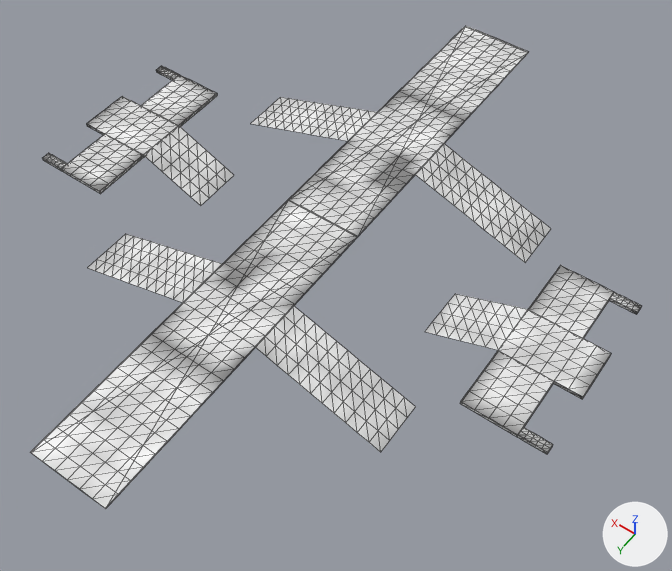
Renders of the glTF model crates/client/assets/models/overpass/overpass_road.glb from each side of a commit.
Rendered twice from a 50 mm lens placed at (-39.6, 53.0, 77.9), pointed at (-3.9, 2.9, -0.7). Lighting does not change. The marker at lower right points along +X, +Y and +Z. The first picture is the older version. Mesh edges are drawn as thin lines. Vertices at exactly the same position are counted once.

Before the edit, the objects in view are built like this:
```python
me_road = bpy.data.meshes.new('road')
me_road.from_pydata(...)  # 1464 vertices, 2480 faces; spans x -32.0..32.0, y -37.0..37.0, z 0.0..5.0
me_road.materials.append(mat_defaultmaterial)
ob_road = bpy.data.objects.new('road', me_road)
ob_road.location = (0.0, 0.0, 0.0)
```
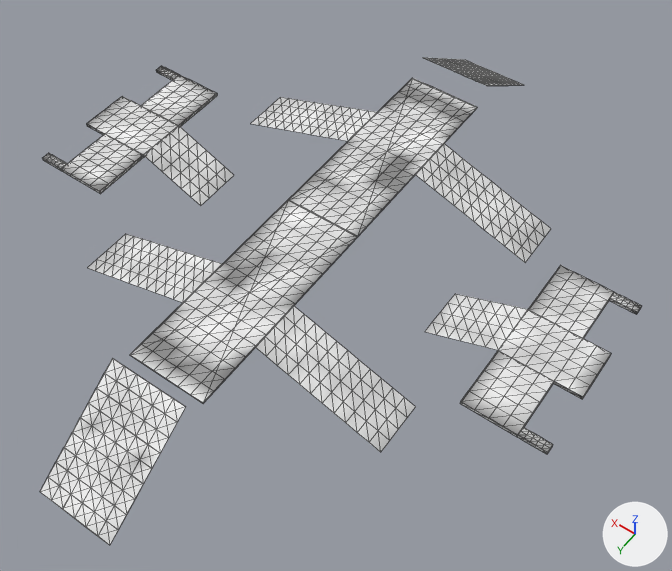
Where the change shows, as pixel boxes [x1, y1, x2, y2] in the pictures (672 x 571 px; the box of a moved part takes in the faces that stretch with it):
'road', reshaped: before [31, 26, 641, 509]; after [40, 57, 641, 545]
part 1 of me_road, added: after [40, 358, 185, 545]
part 2 of me_road, added: after [423, 57, 523, 86]
part 3 of me_road, moved or reshaped: before [331, 26, 528, 193]; after [331, 78, 477, 193]
part 4 of me_road, moved or reshaped: before [31, 244, 313, 509]; after [130, 244, 314, 403]
part 5 of me_road, recoloured: [142, 90, 471, 395] in both

What the commit changed:
me_road is used by ob_road; location (0.0, 0.0, 0.0).
me_road had 1464 vertices, 2480 faces and spanned x -32.0..32.0, y -37.0..37.0, z 0.0..5.0.
me_road now has 1584 vertices, 2728 faces and spans x -32.0..32.0, y -38.0..38.0, z -1.0..6.8.
me_road part 1: a new loose piece of 140 vertices spanning x -4.4..4.4, y 26.4..38.0, z -1.0..6.8, in mat_defaultmaterial.
me_road part 2: a new loose piece of 140 vertices spanning x -4.4..4.4, y -38.0..-26.4, z -1.0..6.8, in mat_defaultmaterial.
me_road part 3: 68 vertices moved from x -4.5..4.5, y -24.7..-9.2, z 4.9..5.0 to x -4.5..4.5, y -23.0..-9.2, z 4.9..5.0; 119 vertices removed from x -4.5..4.5, y -37.0..-10.8, z 4.9..5.0; 39 vertices added at x -4.5..4.5, y -24.5..-10.7, z 4.9..5.0.
me_road part 4: 71 vertices moved from x -4.5..4.5, y 9.2..24.7, z 4.9..5.0 to x -4.5..4.5, y 9.2..24.5, z 4.9..5.0; 114 vertices removed from x -4.5..4.5, y 10.8..37.0, z 4.9..5.0; 34 vertices added at x -4.5..4.5, y 10.7..24.5, z 4.9..5.0.
me_road part 5: 166 kept faces spanning x -7.1..7.1, y -23.0..24.5, z 4.1..5.0 get new vertex colours; the middle colour goes from grey #bdbdbd to grey #bbbbbb.
